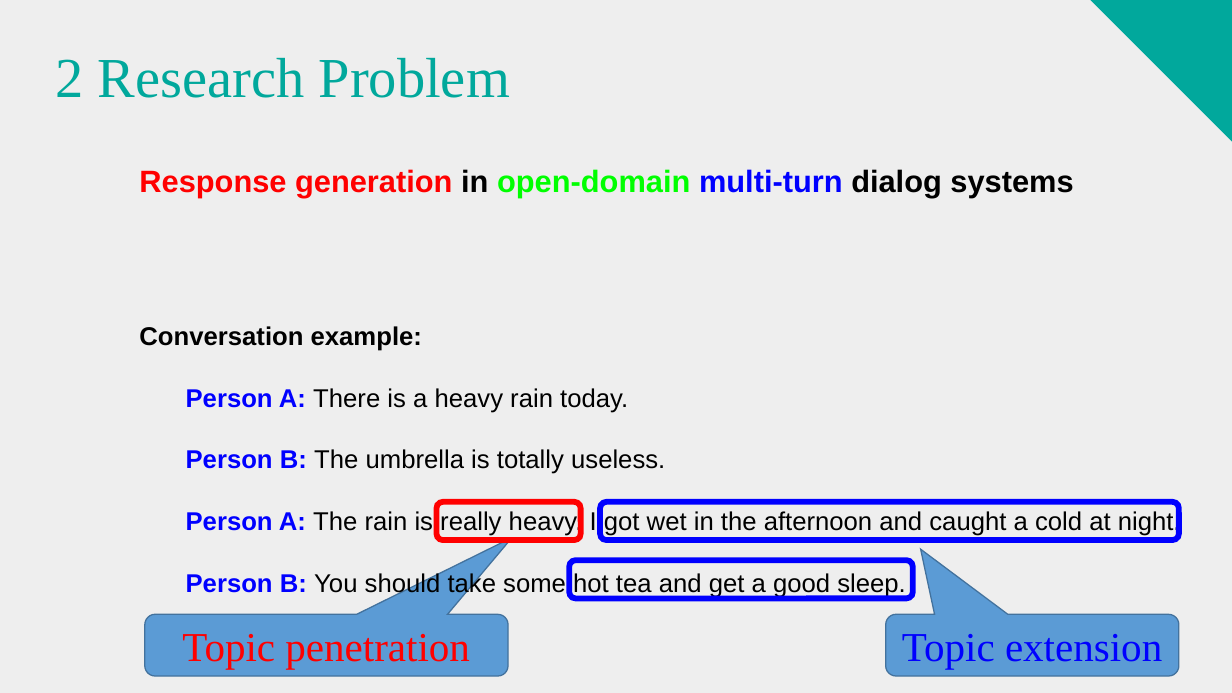
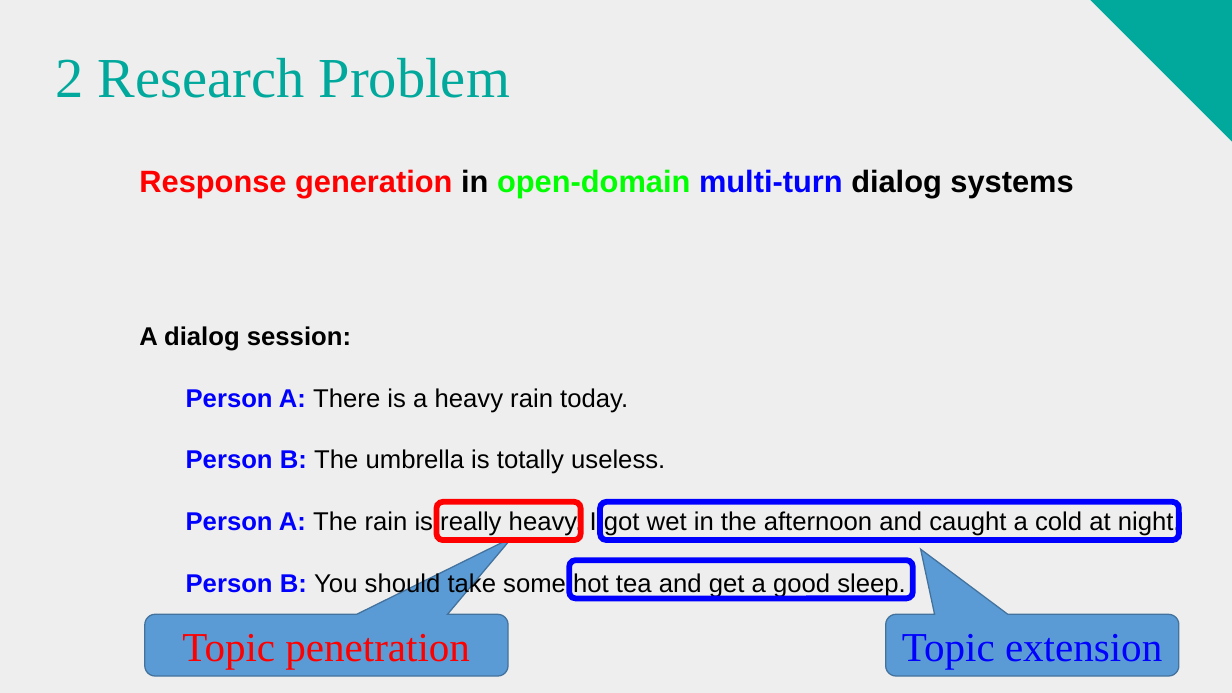
Before and after one commit to zhouweixin/paper-notes, a slide deck: slide 3 of zhouweixin-Chat More.pptx. Drawn at 1232x693 pixels with LibreOffice and Linux fonts; fonts in the diff are those of the drawing. Boxes give left, top, right and bottom in pixels: in the first picture for what was removed or moved away, otherwise in the second. Text is boxed around its words. In the diff, an @@ line names an element or a change of style, - is before the commit and + after.

```diff
--- a/zhouweixin-Chat More.pptx
+++ b/zhouweixin-Chat More.pptx
@@ text at (139, 326, 351, 351): text changed @@
-Conversation example:
+A dialog session:
```
Also in this commit, not shown: 4 other slides changed, 25 other files.
